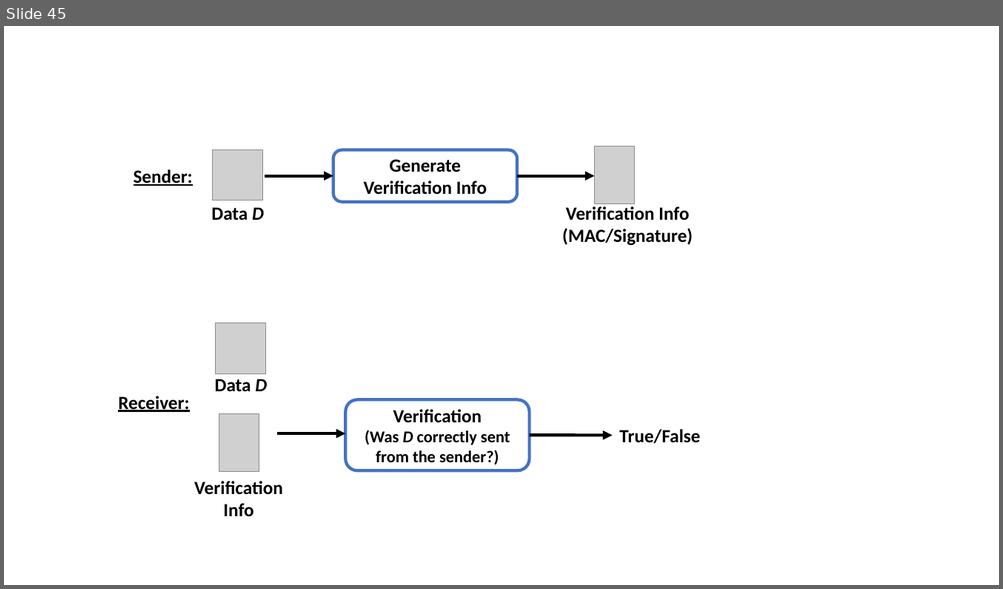
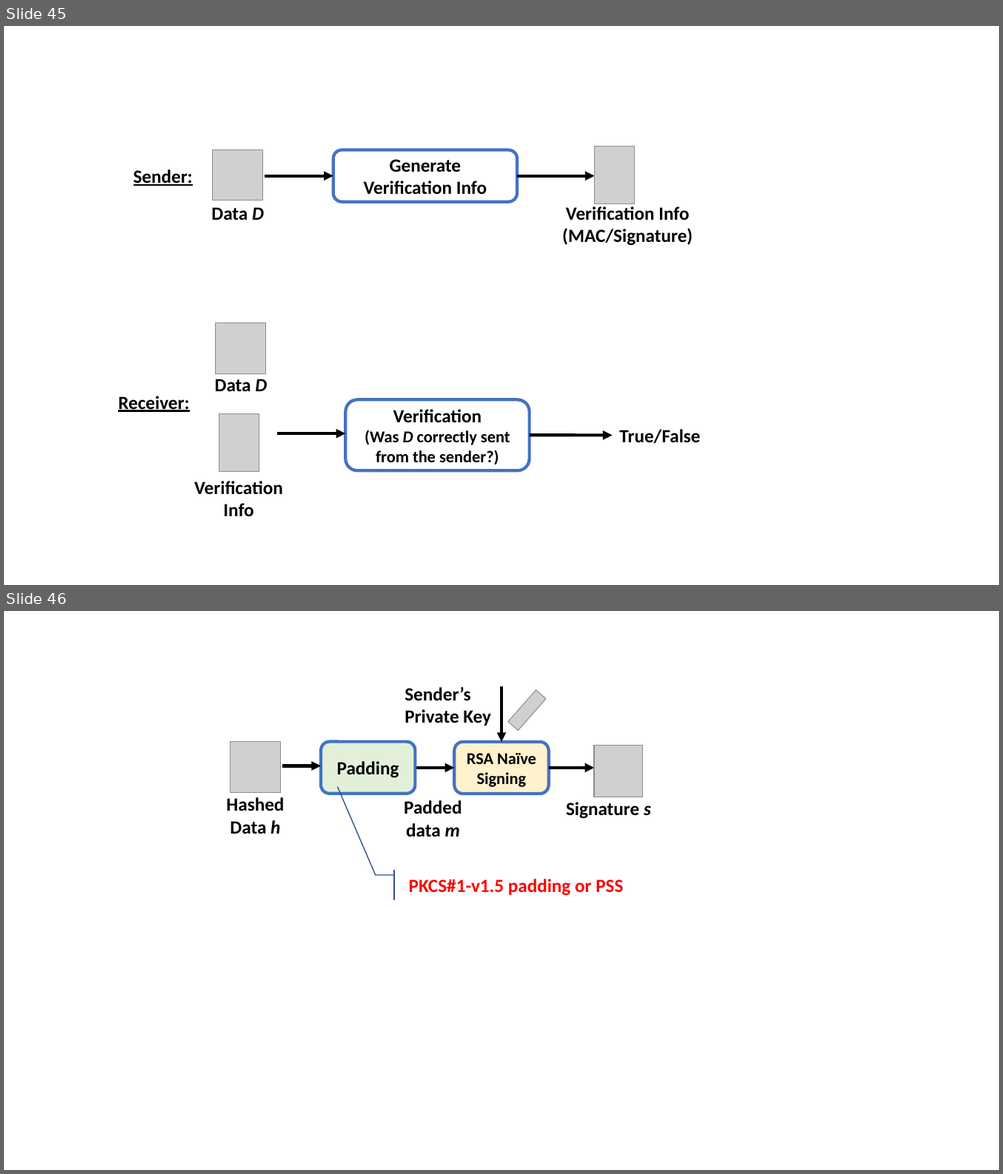
Before and after one commit to junkurihara/class-e2e_security_js, a slide deck: images.pptx. Shown one above the other, each under a label of ours: slide 45 before the commit, slides 45 and 46 after it. The pictures are 1003x589 and 1003x1174 pixels, drawn with LibreOffice and Linux fonts; fonts in the diff are those of the drawing; grey boxes stand for pictures. Boxes give left, top, right and bottom in pixels: in the first picture for what was removed or moved away, otherwise in the second. Text is boxed around its words. In the diff, an @@ line names an element or a change of style, - is before the commit and + after.

```diff
--- a/images.pptx
+++ b/images.pptx
@@ slide 46 added at bbox=[4, 611, 999, 1170], background #FFFFFF @@
@@ text added at bbox=[404, 687, 491, 726], 18 pt, text #000000, bold @@
+Sender’s
+Private Key
@@ arrow added from (502, 686) to (502, 741), #000000 3 pt @@
@@ picture added at bbox=[508, 690, 546, 731] @@
@@ picture added at bbox=[230, 741, 281, 792] @@
@@ rounded rectangle added at bbox=[321, 741, 415, 794], fill #E2F0D9, outline #4472C4 3 pt, 18 pt, text #000000, bold @@
+Padding
@@ rounded rectangle added at bbox=[455, 741, 549, 794], fill #FFF2CC, outline #4472C4 3 pt, 16 pt, text #000000, bold @@
+RSA Naïve Signing
@@ picture added at bbox=[595, 745, 643, 797] @@
@@ arrow added from (282, 766) to (321, 766), #000000 3 pt @@
@@ arrow added from (416, 768) to (455, 768), #000000 3 pt @@
@@ arrow added from (549, 768) to (595, 768), #000000 3 pt @@
@@ text added at bbox=[226, 797, 284, 834], 18 pt, text #000000, bold @@
+Hashed Data h
@@ text added at bbox=[404, 800, 461, 837], 18 pt, text #000000, bold @@
+Padded data m
@@ text added at bbox=[566, 802, 651, 819], 18 pt, text #000000, bold @@
+Signature s
@@ accent callout added at bbox=[401, 870, 645, 900], outline #325491 1 pt, 18 pt, text #FF0000, bold @@
+PKCS#1-v1.5 padding or PSS
```
Also in this commit, not shown: 2 other slides added, 7 other files.
